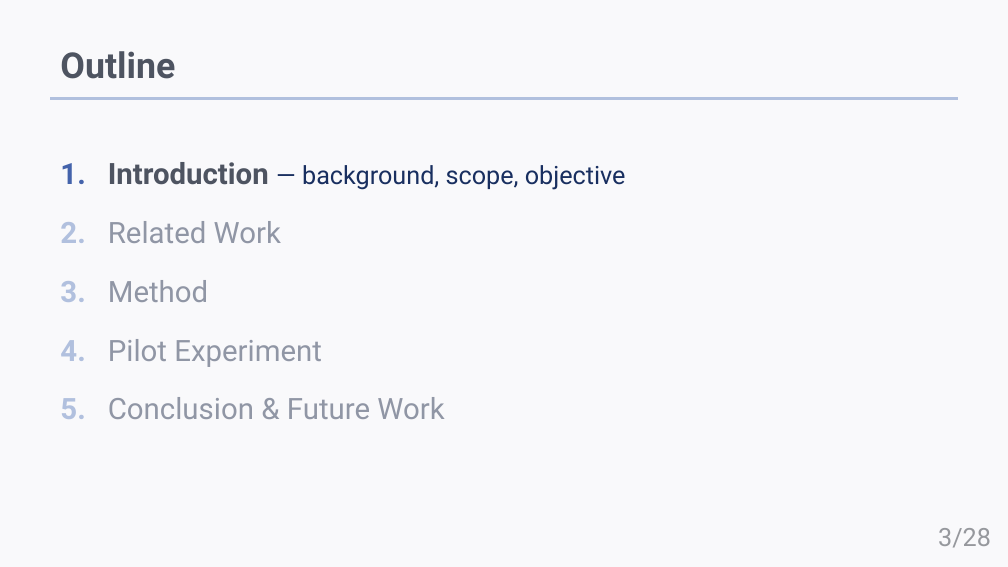
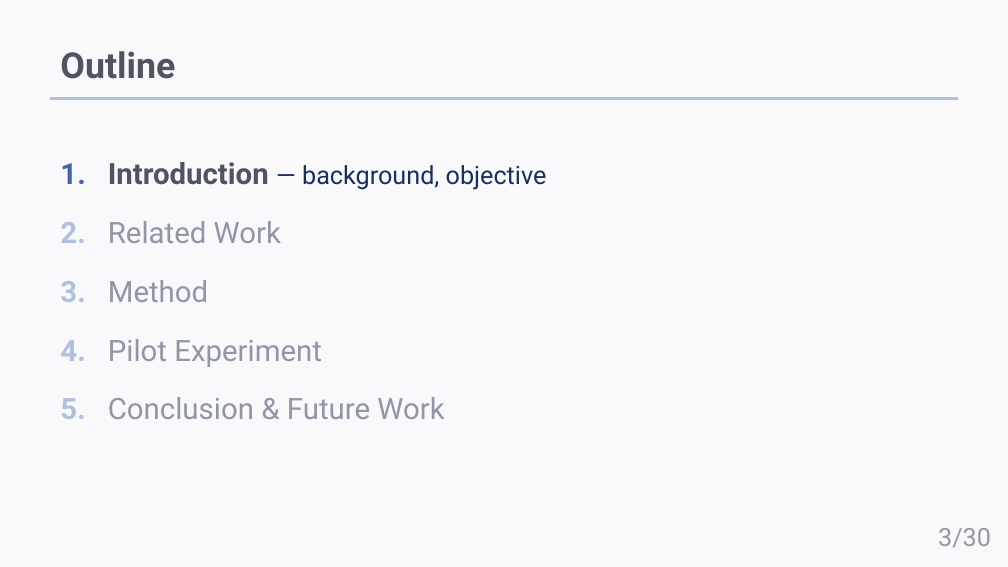
Before and after one commit to HAMADAKAZUKI2423/lab, a slide deck: slide 3 of papers/Rinko2026S/rinko2026S.pptx. Drawn at 1008x567 pixels with LibreOffice and Linux fonts; fonts in the diff are those of the drawing. Boxes give left, top, right and bottom in pixels: in the first picture for what was removed or moved away, otherwise in the second. Text is boxed around its words. In the diff, an @@ line names an element or a change of style, - is before the commit and + after.

```diff
--- a/papers/Rinko2026S/rinko2026S.pptx
+++ b/papers/Rinko2026S/rinko2026S.pptx
@@ text at box(60, 162, 547, 190): text changed @@
-1. Introduction — background, scope, objective
+1. Introduction — background, objective
@@ page number at box(938, 528, 991, 548): text changed @@
-3/28
+3/30
```
Also in this commit, not shown: 9 other slides changed, 2 slides added, 20 other files.
